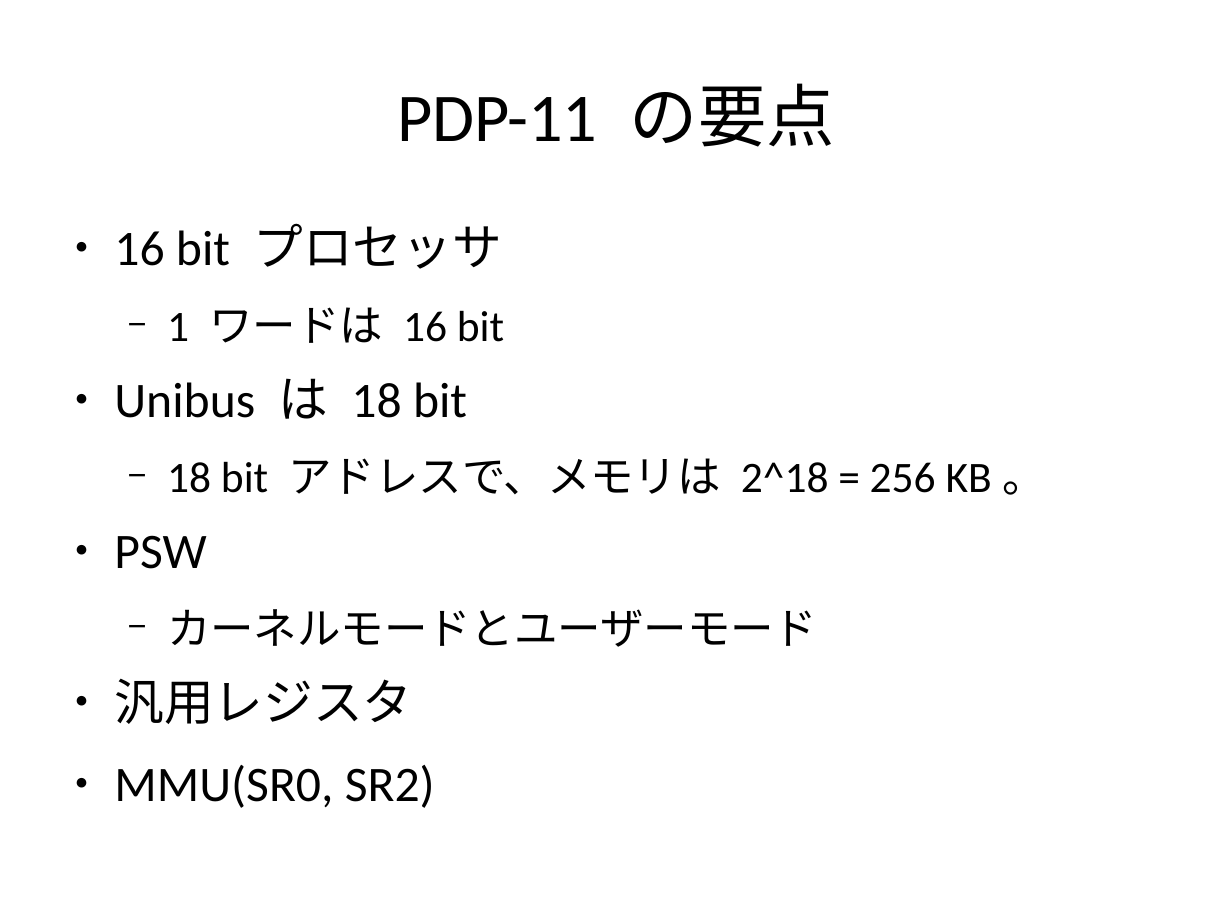
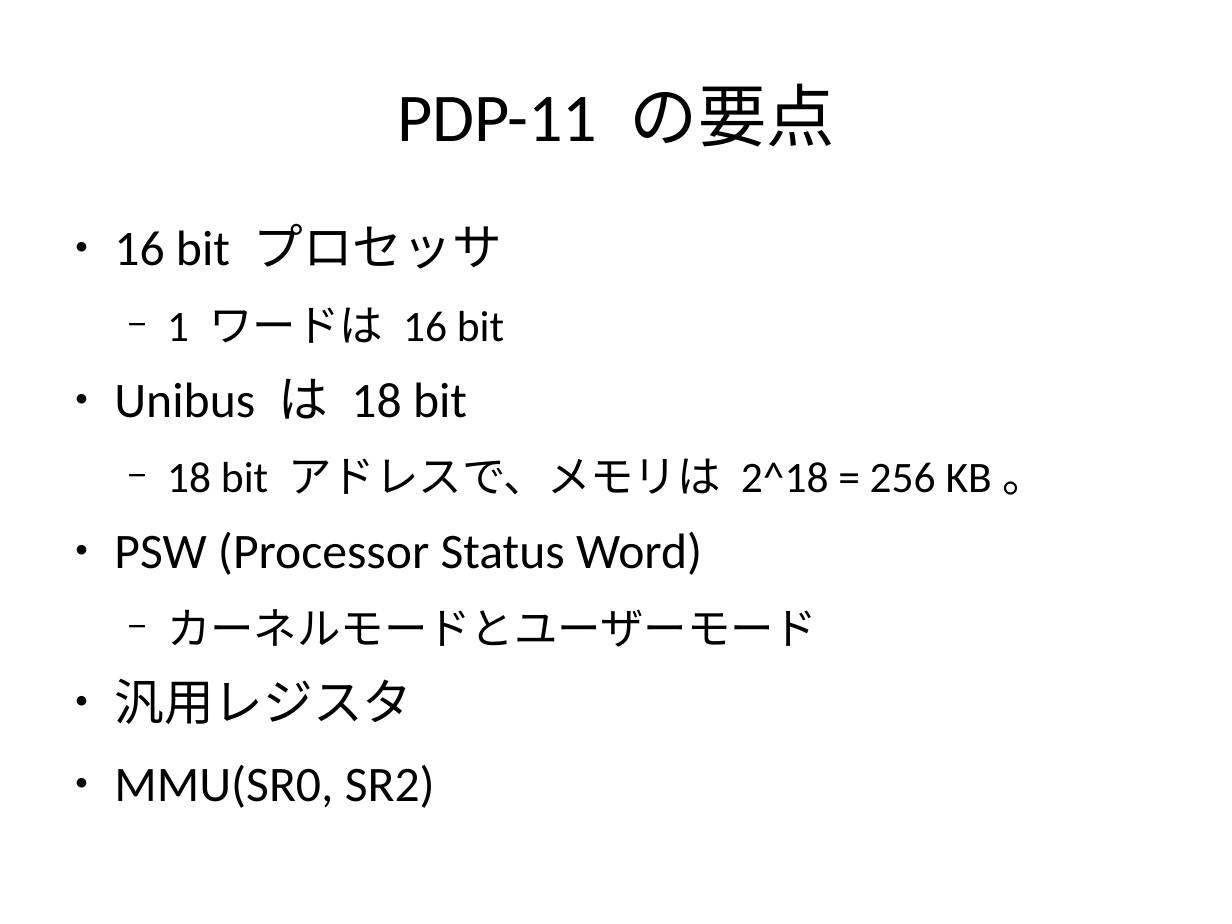
Before and after one commit to andromedroid/ame, a slide deck: slide 8 of doc/unix_v6/process_matome.odp. Drawn at 1232x924 pixels with LibreOffice and Linux fonts; fonts in the diff are those of the drawing. Boxes give left, top, right and bottom in pixels: in the first picture for what was removed or moved away, otherwise in the second. Text is boxed around its words. In the diff, an @@ line names an element or a change of style, - is before the commit and + after.

```diff
--- a/doc/unix_v6/process_matome.odp
+++ b/doc/unix_v6/process_matome.odp
@@ text at (114, 532, 702, 575): text changed @@
-● PSW
+● PSW (Processor Status Word)
```
Also in this commit, not shown: 8 other slides changed, 14 slides added, 12 slides removed.
